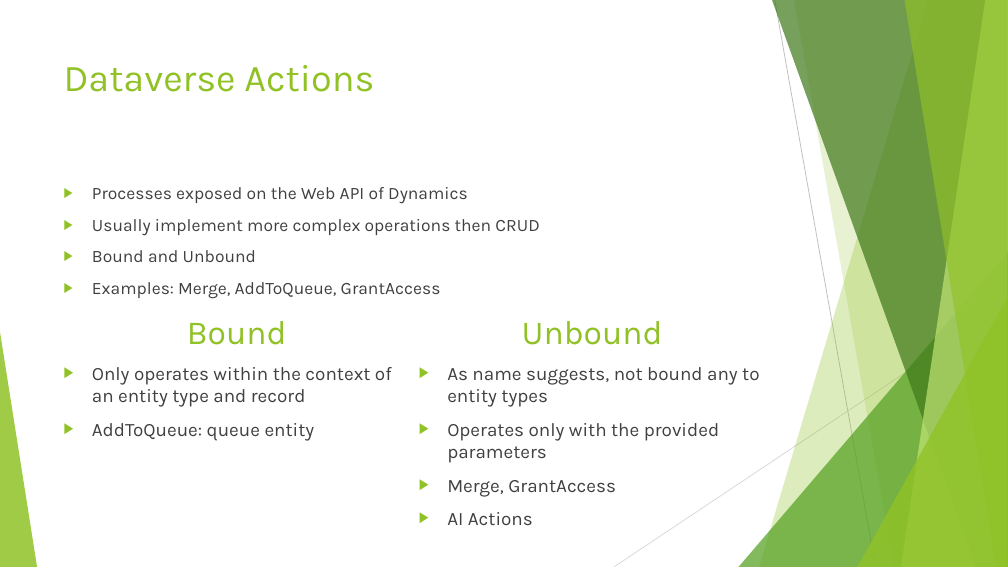
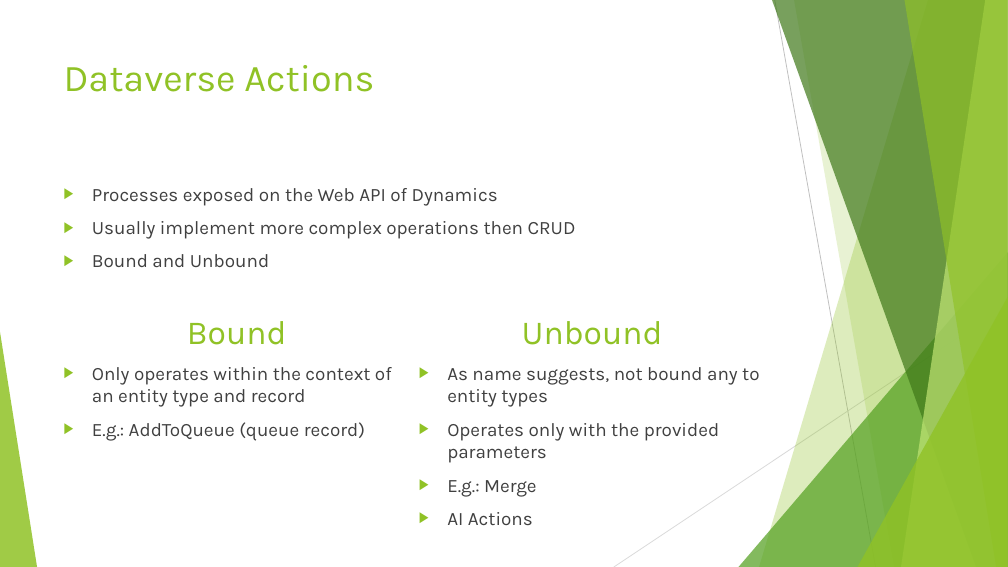
Before and after one commit to csonthejjas/DataverseAIActions, a slide deck: slide 4 of Dataverse AI Actions.pptx. Drawn at 1008x567 pixels with LibreOffice and Linux fonts; fonts in the diff are those of the drawing. Boxes give left, top, right and bottom in pixels: in the first picture for what was removed or moved away, otherwise in the second. Text is boxed around its words. In the diff, an @@ line names an element or a change of style, - is before the commit and + after.

```diff
--- a/Dataverse AI Actions.pptx
+++ b/Dataverse AI Actions.pptx
@@ text "Processes exposed on the Web ..." at [92, 188, 576, 267]: size 16.6 to 18 pt @@
@@ text at [92, 282, 441, 299]: paragraph removed @@
-▶ Examples: Merge, AddToQueue, GrantAccess
@@ text at [92, 422, 365, 441]: text changed @@
-▶ AddToQueue: queue entity
+▶ E.g.: AddToQueue (queue record)
@@ text at [447, 480, 537, 497]: text changed @@
-▶ Merge, GrantAccess
+▶ E.g.: Merge
```
Also in this commit, not shown: 4 other slides changed, 5 other files.
